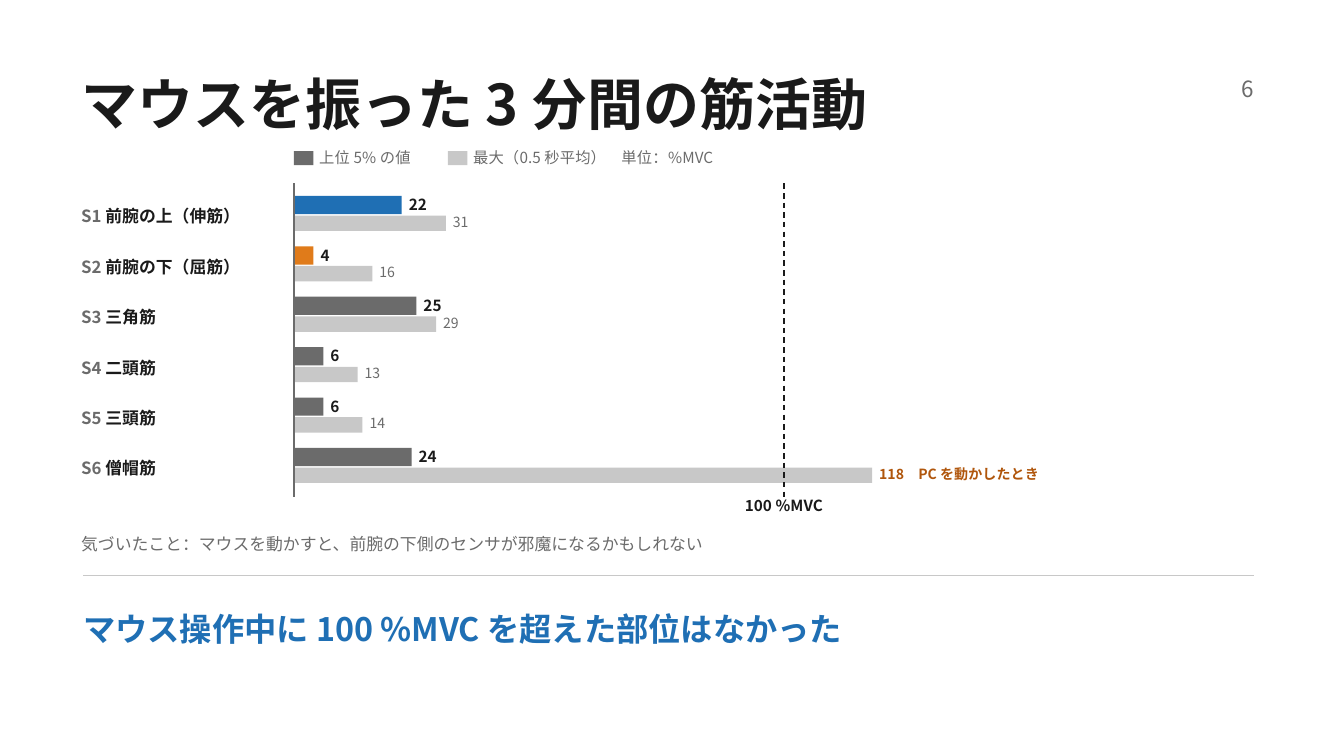
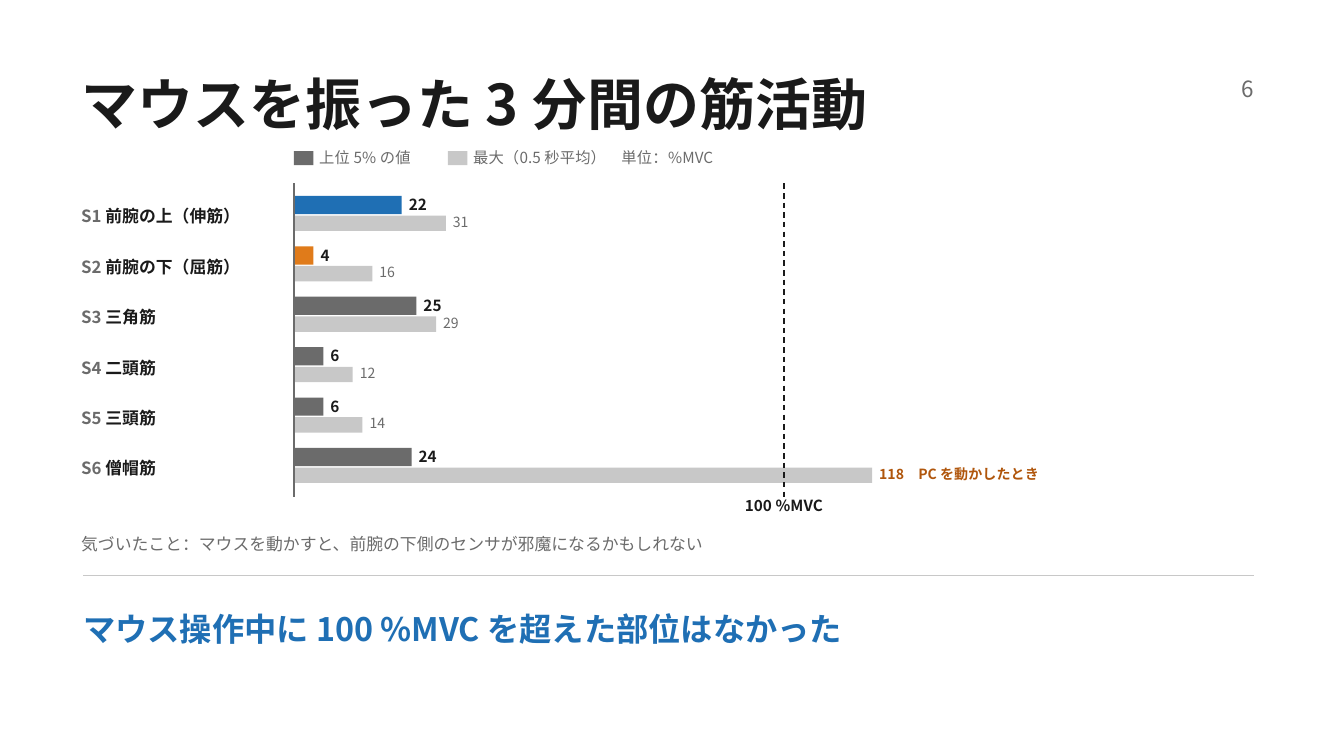
Before and after one commit to t-kume-dev/research2026, a slide deck: slide 7 of docs/progress/slides/2026-10-29.pptx. Drawn at 1344x756 pixels with LibreOffice and Linux fonts; fonts in the diff are those of the drawing. Boxes give left, top, right and bottom in pixels: in the first picture for what was removed or moved away, otherwise in the second. Text is boxed around its words. In the diff, an @@ line names an element or a change of style, - is before the commit and + after.

```diff
--- a/docs/progress/slides/2026-10-29.pptx
+++ b/docs/progress/slides/2026-10-29.pptx
@@ rectangle resized from (x1=294, y1=367, x2=358, y2=382) to (x1=294, y1=367, x2=353, y2=382) @@
@@ text at (x1=360, y1=367, x2=376, y2=378): text changed @@
-13
+12
```
Also in this commit, not shown: 4 other files.
